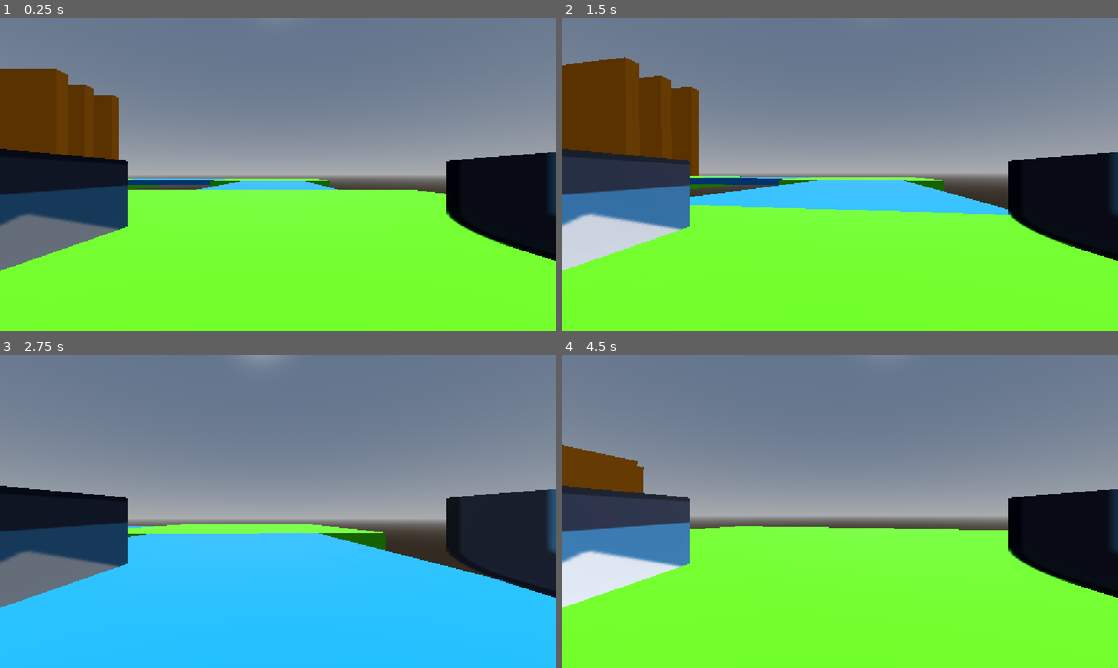
Above: before the commit, frames 1-4 (two rows, left to right).
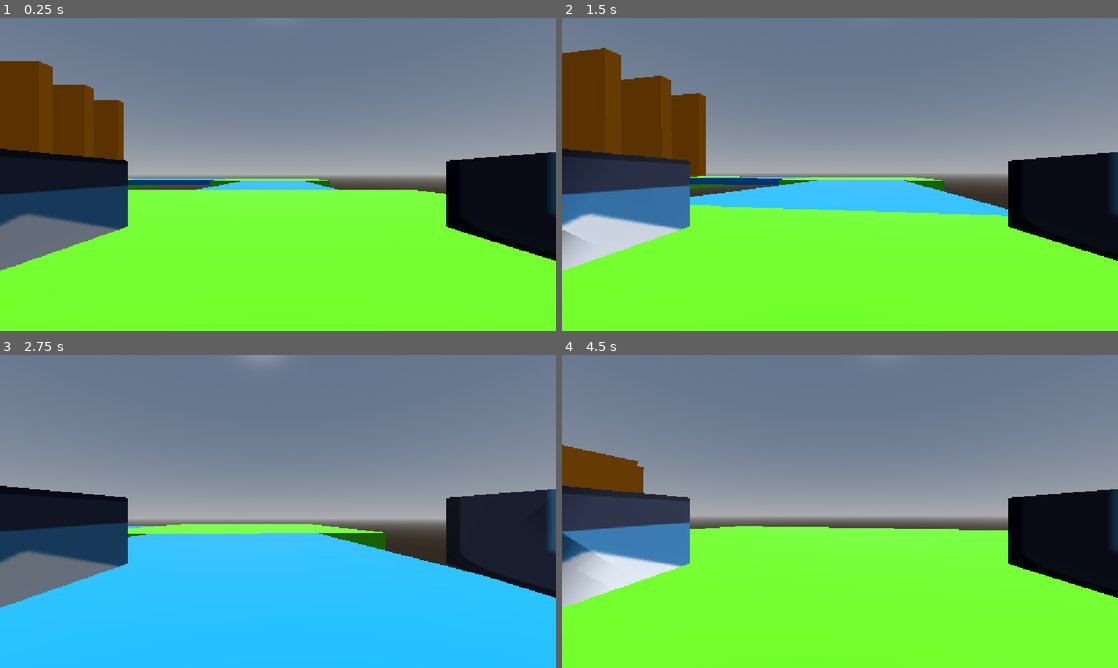
Above: after the commit, the same moments.

Repository: nwydpwrabdyny604-byte/platforming-game
Game: Godot game, scene res://scenes/main.tscn
Same seed, same stepped clock (60 frames per second), same inputs: the game is played once before the commit and once after it. The project has no main scene, so this scene is started directly. The engine's default icon, where the game draws it, is replaced by a stand-in: a white triangle on a blue panel in a dark square.
Inputs (mouse positions are in pixels of both pictures, inside the frame that each line leads up to):
- Up to frame 1 (0.25 s): no input
- Up to frame 2 (1.5 s): tap Enter (ui_accept) at 0.5, 0.77 s; move the mouse to (867, 174) at 0.52 s; hold Up (ui_up) from 0.53 s (still down); move the mouse to (812, 174) at 1.27 s
- Up to frame 3 (2.75 s): keep holding Up (ui_up); tap Enter (ui_accept) at 1.52 s; move the mouse to (289, 505) at 2.02 s
- Up to frame 4 (4.5 s): keep holding Up (ui_up); move the mouse to (834, 517) at 2.77 s; tap Enter (ui_accept) at 3.02, 3.77 s; move the mouse to (878, 514) at 3.52 s; move the mouse to (795, 508) at 4.27 s

The runs differ from the first frame. In frame 1, 0.7% of the frame differs, in the area x 0-93%, y 13-74%; in frame 2, 1.4%, in the area x 0-93%, y 9-77%; in frame 3, 0.1%; in frame 4, 1.2%.

Commit message:
creat enemy

Diff:
--- /dev/null
+++ b/resource/enemy/enemy.gd
@@ -0,0 +1,11 @@
+extends CharacterBody3D
+@onready var player=$"../../player"
+var player_inside=false
+func _process(delta: float) -> void:
+	if player_inside :
+		velocity.x=(player.position.x - position.x)/(100*delta)
+		velocity.z=(player.position.z - position.z)/(100*delta)
+		move_and_slide()
+func _on_area_3d_body_entered(body: Node3D) -> void:
+	if body==player :
+		player_inside=true
--- a/resource/enemy/enemy.tscn
+++ b/resource/enemy/enemy.tscn
@@ -1,4 +1,6 @@
 [gd_scene format=3 uid="uid://bderv5dxgvu18"]
+
+[ext_resource type="Script" uid="uid://dupaw5ehmar7d" path="res://resource/enemy/enemy.gd" id="1_bapaq"]
 
 [sub_resource type="BoxShape3D" id="BoxShape3D_4obp8"]
 size = Vector3(1.0040283, 0.9812317, 0.98394775)
@@ -6,10 +8,13 @@
 [sub_resource type="PrismMesh" id="PrismMesh_lq4fy"]
 
 [sub_resource type="StandardMaterial3D" id="StandardMaterial3D_nky03"]
-transparency = 1
 albedo_color = Color(1, 0, 0, 1)
 
+[sub_resource type="BoxShape3D" id="BoxShape3D_lq4fy"]
+size = Vector3(10, 1, 10)
+
 [node name="enemy" type="CharacterBody3D" unique_id=475210885]
+script = ExtResource("1_bapaq")
 
 [node name="CollisionShape3D" type="CollisionShape3D" parent="." unique_id=1504087665]
 transform = Transform3D(1, 0, 0, 0, 1, 0, 0, 0, 1, -0.006862223, 0.9985051, 0.07107544)
@@ -20,3 +25,12 @@
 transform = Transform3D(1, 0, 0, 0, 1, 0, 0, 0, 1, 0, 1, 0.061241627)
 mesh = SubResource("PrismMesh_lq4fy")
 material = SubResource("StandardMaterial3D_nky03")
+
+[node name="Area3D" type="Area3D" parent="." unique_id=688362895]
+
+[node name="CollisionShape3D2" type="CollisionShape3D" parent="Area3D" unique_id=1880115402]
+transform = Transform3D(1, 0, 0, 0, 1, 0, 0, 0, 1, 0, 1.0264564, 0)
+shape = SubResource("BoxShape3D_lq4fy")
+debug_color = Color(1, 0, 0, 1)
+
+[connection signal="body_entered" from="Area3D" to="." method="_on_area_3d_body_entered"]
--- a/resource/platform_1/platform_1.tscn
+++ b/resource/platform_1/platform_1.tscn
@@ -7,7 +7,6 @@
 size = Vector3(10, 1, 10)
 
 [sub_resource type="StandardMaterial3D" id="StandardMaterial3D_nky03"]
-transparency = 1
 albedo_color = Color(0.33333334, 1, 0, 1)
 
 [node name="platform1" type="StaticBody3D" unique_id=632064589]
--- a/resource/platform_1/platform_2.tscn
+++ b/resource/platform_1/platform_2.tscn
@@ -7,7 +7,6 @@
 size = Vector3(10, 10, 1)
 
 [sub_resource type="StandardMaterial3D" id="StandardMaterial3D_j678g"]
-transparency = 1
 albedo_color = Color(1, 0.56078434, 0, 1)
 
 [node name="platform2" type="StaticBody3D" unique_id=1319988672]
--- a/resource/platform_1/platform_3.tscn
+++ b/resource/platform_1/platform_3.tscn
@@ -7,7 +7,6 @@
 size = Vector3(10, 0.5, 5)
 
 [sub_resource type="StandardMaterial3D" id="StandardMaterial3D_nky03"]
-transparency = 1
 albedo_color = Color(0, 0.54901963, 1, 1)
 
 [node name="platform3" type="StaticBody3D" unique_id=938764664]
--- a/resource/player/player.tscn
+++ b/resource/player/player.tscn
@@ -8,7 +8,6 @@
 [sub_resource type="SphereMesh" id="SphereMesh_lq4fy"]
 
 [sub_resource type="StandardMaterial3D" id="StandardMaterial3D_nky03"]
-transparency = 1
 albedo_color = Color(1.2742168, 1.2742168, 1.2742168, 0.90588236)
 albedo_texture = ExtResource("1_4w7l6")
 
@@ -16,7 +15,9 @@
 size = Vector3(0.2, 0.2, 0.5)
 
 [sub_resource type="StandardMaterial3D" id="StandardMaterial3D_j678g"]
-transparency = 1
+albedo_texture = ExtResource("1_4w7l6")
+
+[sub_resource type="StandardMaterial3D" id="StandardMaterial3D_4w7l6"]
 albedo_texture = ExtResource("1_4w7l6")
 
 [node name="player" type="CharacterBody3D" unique_id=1503521986]
@@ -42,4 +43,4 @@
 [node name="left hand" type="CSGMesh3D" parent="Camera3D" unique_id=440346482]
 transform = Transform3D(1, 0, 0, 0, 1, 0, 0, 0, 1, -0.55526423, -0.058000028, -0.367)
 mesh = SubResource("BoxMesh_lq4fy")
-material = SubResource("StandardMaterial3D_j678g")
+material = SubResource("StandardMaterial3D_4w7l6")
--- a/scenes/main.tscn
+++ b/scenes/main.tscn
@@ -5,6 +5,7 @@
 [ext_resource type="PackedScene" uid="uid://d4heumscjr45u" path="res://resource/platform_1/platform_2.tscn" id="3_tefeu"]
 [ext_resource type="PackedScene" uid="uid://c8yyjfa4744nv" path="res://resource/player/player.tscn" id="4_o6xl0"]
 [ext_resource type="Script" uid="uid://d1p1kefburnpo" path="res://scripts/player.gd" id="5_tbgi4"]
+[ext_resource type="PackedScene" uid="uid://bderv5dxgvu18" path="res://resource/enemy/enemy.tscn" id="6_tefeu"]
 
 [sub_resource type="ProceduralSkyMaterial" id="ProceduralSkyMaterial_jyhfs"]
 sky_horizon_color = Color(0.66224277, 0.6717428, 0.6867428, 1)
@@ -27,40 +28,42 @@
 transform = Transform3D(0.90512145, 0.42514813, 0.0021038393, -0.2928678, 0.6199002, 0.72797817, 0.30819425, -0.6595248, 0.6855971, 18.397463, 16.836641, 17.743397)
 shadow_enabled = true
 
-[node name="platform2" parent="." unique_id=632064589 instance=ExtResource("1_jyhfs")]
+[node name="world" type="Node3D" parent="." unique_id=2147151311]
+
+[node name="platform2" parent="world" unique_id=632064589 instance=ExtResource("1_jyhfs")]
 transform = Transform3D(1, 0, 0, 0, 1, 0, 0, 0, 1, 0, 0, 0)
 
-[node name="platform4" parent="platform2" unique_id=16789033 instance=ExtResource("1_jyhfs")]
+[node name="platform4" parent="world/platform2" unique_id=16789033 instance=ExtResource("1_jyhfs")]
 transform = Transform3D(-4.371139e-08, 0, 1, 0, 1, 0, -1, 0, -4.371139e-08, -0.333, 0, -19.912472)
 
-[node name="platform5" parent="platform2/platform4" unique_id=938764664 instance=ExtResource("2_tbgi4")]
+[node name="platform5" parent="world/platform2/platform4" unique_id=938764664 instance=ExtResource("2_tbgi4")]
 transform = Transform3D(1, 0, 0, 0, 1, 0, 0, 0, 1, -9.952855, 0.25, 0.042000026)
 
-[node name="platform1" parent="platform2" unique_id=1342915857 instance=ExtResource("1_jyhfs")]
+[node name="platform1" parent="world/platform2" unique_id=1342915857 instance=ExtResource("1_jyhfs")]
 transform = Transform3D(1, 0, 0, 0, 1, 0, 0, 0, 1, 19.911913, -2.3841858e-07, -0.001783371)
 
-[node name="platform3" parent="platform2/platform1" unique_id=1082491381 instance=ExtResource("2_tbgi4")]
+[node name="platform3" parent="world/platform2/platform1" unique_id=1082491381 instance=ExtResource("2_tbgi4")]
 transform = Transform3D(1, 0, 0, 0, 1, 0, 0, 0, 1, -9.945828, 0.25, -0.223)
 
-[node name="platform2" parent="platform2" unique_id=352810272 instance=ExtResource("1_jyhfs")]
+[node name="platform2" parent="world/platform2" unique_id=352810272 instance=ExtResource("1_jyhfs")]
 transform = Transform3D(-1, 0, 8.742278e-08, 0, 1, 0, -8.742278e-08, 0, -1, 50.215927, 0, 0)
 
-[node name="platform4" parent="platform2/platform2" unique_id=40876305 instance=ExtResource("1_jyhfs")]
+[node name="platform4" parent="world/platform2/platform2" unique_id=40876305 instance=ExtResource("1_jyhfs")]
 transform = Transform3D(-4.371139e-08, 0, 1, 0, 1, 0, -1, 0, -4.371139e-08, -0.3247261, -0.08754363, -19.829151)
 
-[node name="platform5" parent="platform2/platform2/platform4" unique_id=808277102 instance=ExtResource("2_tbgi4")]
+[node name="platform5" parent="world/platform2/platform2/platform4" unique_id=808277102 instance=ExtResource("2_tbgi4")]
 transform = Transform3D(1, 0, 0, 0, 1, 0, 0, 0, 1, -9.950197, 0.25, 0.041999817)
 
-[node name="platform1" parent="platform2/platform2" unique_id=368862369 instance=ExtResource("1_jyhfs")]
+[node name="platform1" parent="world/platform2/platform2" unique_id=368862369 instance=ExtResource("1_jyhfs")]
 transform = Transform3D(1, 0, 0, 0, 1, 0, 0, 0, 1, 20.00389, 0, 9.1013135e-09)
 
-[node name="platform3" parent="platform2/platform2/platform1" unique_id=54814994 instance=ExtResource("2_tbgi4")]
+[node name="platform3" parent="world/platform2/platform2/platform1" unique_id=54814994 instance=ExtResource("2_tbgi4")]
 transform = Transform3D(1, 0, 0, 0, 1, 0, 0, 0, 1, -10.0521755, 0.25, -0.22299999)
 
-[node name="platform4" parent="." unique_id=1269928762 instance=ExtResource("3_tefeu")]
+[node name="platform4" parent="world" unique_id=1269928762 instance=ExtResource("3_tefeu")]
 transform = Transform3D(1, 0, 0, 0, 1, 0, 0, 0, 1, 50.58034, 5.4283442, 25.328442)
 
-[node name="SpotLight3D" type="SpotLight3D" parent="platform4" unique_id=510504539]
+[node name="SpotLight3D" type="SpotLight3D" parent="world/platform4" unique_id=510504539]
 transform = Transform3D(0.9938257, 0.04538142, 0.101247706, -0.095974036, 0.8094975, 0.5792261, -0.055673666, -0.58536696, 0.80885476, 0.44415665, -0.54077244, -1.4716854)
 light_energy = 7.986
 light_indirect_energy = 0.0
@@ -68,24 +71,35 @@
 spot_range = 11.21
 spot_angle = 27.25
 
-[node name="platform5" parent="." unique_id=2032933629 instance=ExtResource("3_tefeu")]
+[node name="platform5" parent="world" unique_id=2032933629 instance=ExtResource("3_tefeu")]
 transform = Transform3D(-4.371139e-08, 0, -1, 0, 1, 0, 1, 0, -4.371139e-08, 55.04205, 5.417008, 19.8491)
 
-[node name="platform6" parent="." unique_id=711071562 instance=ExtResource("3_tefeu")]
+[node name="platform6" parent="world" unique_id=711071562 instance=ExtResource("3_tefeu")]
 transform = Transform3D(-4.371139e-08, 0, -1, 0, 1, 0, 1, 0, -4.371139e-08, 46.03714, 5.418358, 19.81222)
 
-[node name="platform7" parent="." unique_id=13062609 instance=ExtResource("3_tefeu")]
+[node name="platform7" parent="world" unique_id=13062609 instance=ExtResource("3_tefeu")]
 transform = Transform3D(1, 0, 0, 0, -4.371139e-08, 1, 0, -1, -4.371139e-08, 50.55947, 10.847863, 19.837658)
+
+[node name="platform3" parent="world" unique_id=1319988672 instance=ExtResource("3_tefeu")]
+transform = Transform3D(1, 0, 0, 0, 1, 0, 0, 0, 1, 24.657364, 5.5, -0.025098562)
+
+[node name="platform8" parent="world" unique_id=1359927015 instance=ExtResource("3_tefeu")]
+transform = Transform3D(1, 0, 0, 0, 1, 0, 0, 0, 1, 24.251476, 5.4999995, -4.5097313)
+
+[node name="platform9" parent="world" unique_id=814799023 instance=ExtResource("3_tefeu")]
+transform = Transform3D(1, 0, 0, 0, 1, 0, 0, 0, 1, 24.731771, 5.4999995, 4.433365)
 
 [node name="player" parent="." unique_id=1503521986 instance=ExtResource("4_o6xl0")]
 transform = Transform3D(-1, 0, -8.742278e-08, 0, 1, 0, 8.742278e-08, 0, -1, -0.6695056, 1.3604136, -22.040895)
 script = ExtResource("5_tbgi4")
 
-[node name="platform3" parent="." unique_id=1319988672 instance=ExtResource("3_tefeu")]
-transform = Transform3D(1, 0, 0, 0, 1, 0, 0, 0, 1, 24.657364, 5.5, -0.025098562)
+[node name="enemies" type="Node3D" parent="." unique_id=1110706609]
 
-[node name="platform8" parent="." unique_id=1359927015 instance=ExtResource("3_tefeu")]
-transform = Transform3D(1, 0, 0, 0, 1, 0, 0, 0, 1, 24.251476, 5.4999995, -3.2233157)
+[node name="enemy" parent="enemies" unique_id=475210885 instance=ExtResource("6_tefeu")]
+transform = Transform3D(1, 0, 0, 0, 1, 0, 0, 0, 1, 52.297398, 0, -2.682)
 
-[node name="platform9" parent="." unique_id=814799023 instance=ExtResource("3_tefeu")]
-transform = Transform3D(1, 0, 0, 0, 1, 0, 0, 0, 1, 24.014431, 5.4999995, 2.6623735)
+[node name="enemy2" parent="enemies" unique_id=1052501270 instance=ExtResource("6_tefeu")]
+transform = Transform3D(1, 0, 0, 0, 1, 0, 0, 0, 1, 49.175, 0, 0.536)
+
+[node name="enemy3" parent="enemies" unique_id=1979799745 instance=ExtResource("6_tefeu")]
+transform = Transform3D(1, 0, 0, 0, 1, 0, 0, 0, 1, 52.301, 0, -0.145)
Not shown, added: resource/enemy/enemy.gd.uid
Not shown, added: d
